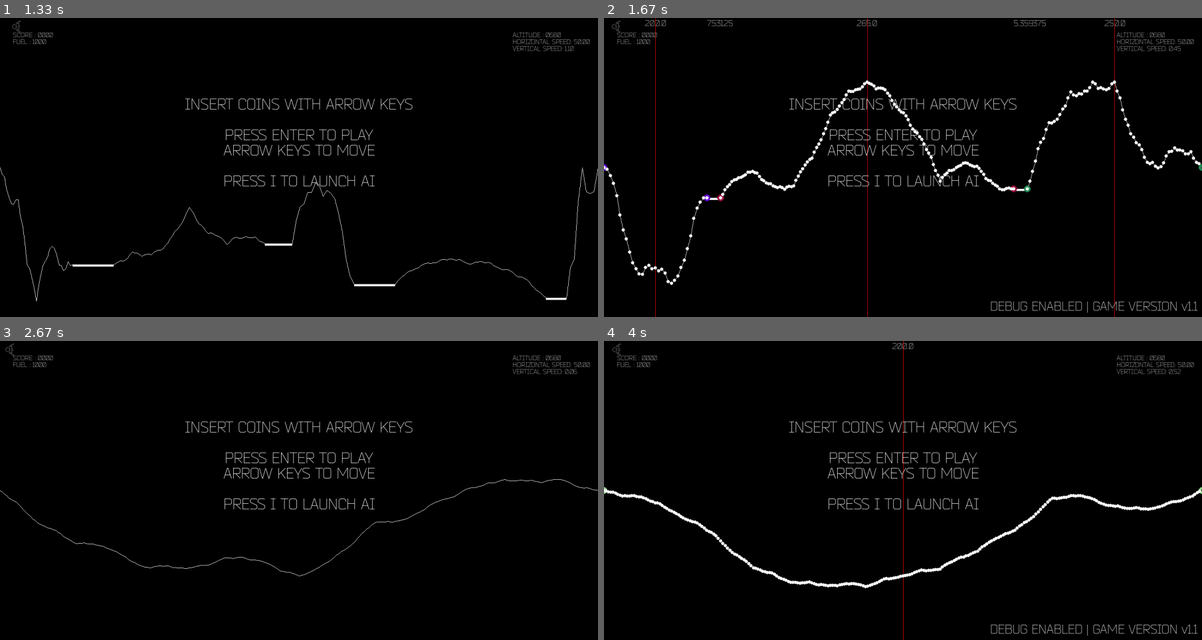
Above: before the commit, frames 1-4 (two rows, left to right).
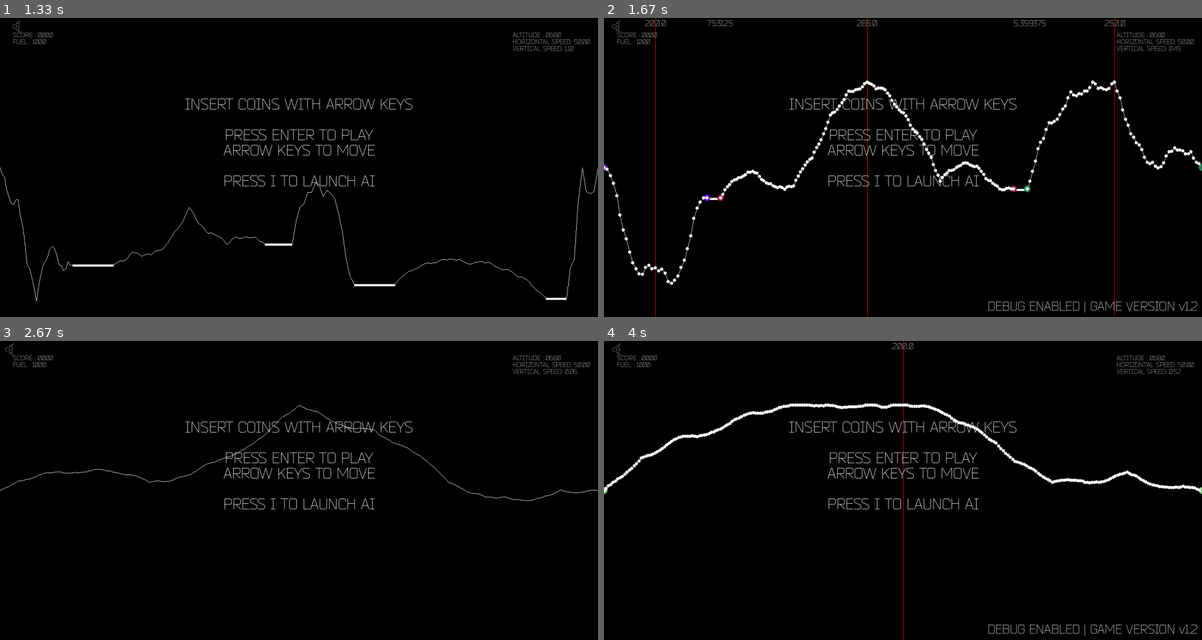
Above: after the commit, the same moments.

Repository: PeiP-2018-Work-Nantes-DUT-INFO/Planet-Lander-Lunar-Lander-with-Pygame
Game: pygame game, started from run_game.py
The game is run twice, just before and just after one commit, with the same random seed, the same clock (stepped at 60 frames per second) and the same inputs.
Inputs:
- Up to frame 1 (1.33 s): tap Enter at 0.33, 0.67 s; hold Esc from 1 s (still down); hold Right from 1 s (still down); tap J at 1.07 s
- Up to frame 2 (1.67 s): tap J at 1.37, 1.57 s; release Esc at 1.47 s; release Right at 1.47 s; hold D from 1.5 s (still down)
- Up to frame 3 (2.67 s): tap J at 1.87, 2.07, 2.37, 2.57 s; release D at 1.97 s; hold D 2-2.47 s; tap Space at 2.15 s; hold A from 2.5 s (still down); tap U at 2.65 s
- Up to frame 4 (4 s): tap J at 2.87, 3.13, 3.43, 3.57, 3.87 s; release A at 3.03 s; hold A 3.07-3.47 s; hold D from 3.5 s (still down); tap Space at 3.65 s

Frame 1 is identical in both runs. In frame 2, 0.5% of the frame differs, in the area x 64-100%, y 94-99%; in frame 3, 0.7%; in frame 4, 3.1%, in the area x 0-100%, y 20-99%.

Commit message:
Implemented DEMO Mode

Diff:
--- a/game_config.py
+++ b/game_config.py
@@ -40,4 +40,5 @@
     OFFSET_Y_CENTER_TEXT = 200
     COLOR_CENTER_TEXT = WHITE
     BLINKING_CENTER_TEXT = 3000
-    VERSION_TEXT = "v1.1"
+    VERSION_TEXT = "v1.2"
+    TIME_SECONDS_BEFORE_DEMO = 30
--- a/run_game.py
+++ b/run_game.py
@@ -11,6 +11,7 @@
 from game_config import GameConfig
 from components.debug import init_global
 from states import splash, game
+from states.demo import demo
 from os import path
 
 
@@ -33,7 +34,8 @@
 
     app = tools.Control(GameConfig.CAPTION_WINDOW)
     state_dict = {"SPLASH": splash.Splash(),
-                  "GAME": game.Game()
+                  "GAME": game.Game(),
+                  "DEMO": demo.Demo()
                   }
     app.state_machine.setup_states(state_dict, "SPLASH")
     app.main()
--- a/state_machine.py
+++ b/state_machine.py
@@ -1,11 +1,11 @@
 """
-A generalized state machine.  Most notably used for general program flow.
+Une machine a état générique. Utilisé pour le flox d'execution général du programme.
 """
 
 
 class StateMachine(object):
     """
-    A generic state machine.
+    Une machine à état générique
     """
 
     def __init__(self):
--- /dev/null
+++ b/states/demo/credits.py
@@ -0,0 +1,109 @@
+# chargement des modules externes
+import pygame
+import components.debug
+
+import state_machine
+from tools import Timer
+from game_config import GameConfig
+from components.landing import Landing, LandingConfig
+from components.lander import Lander, LanderConfig
+from states.game import render_text_center
+
+
+class Credits(state_machine.State):
+
+    def __init__(self):
+        state_machine.State.__init__(self)
+        self.land = None
+        self.aircraft = None
+        self.aircraft_team = None
+        self.timer_delay = None
+        self.draw_credits = False
+
+        self.timer_display_message = None
+        self.display_message = ''
+        self.debug_group = components.debug.debug_group
+        self.number_plateform_save = 0
+        self.gravity_save = 0
+        self.credit_index = 0
+
+    def startup(self, now, persistant):
+        state_machine.State.startup(self, now, persistant)
+        self.number_plateform_save = LandingConfig.numberOfPlateforms
+        self.gravity_save = LanderConfig.GRAVITY
+        LanderConfig.GRAVITY = 0
+        LandingConfig.numberOfPlateforms = 0
+        self.draw_credits = False
+        self.timer_delay = Timer(CreditConfig.DELAY_BETWEEN_CREDITS)
+        self.land = Landing()
+        self.aircraft = Lander()
+        self.aircraft.fuel = 1000
+        self.timer_display_message = Timer(CreditConfig.CREDIT_DURATION)
+        self.aircraft_team = pygame.sprite.Group(self.aircraft)
+        self.aircraft.orientation = 0
+        self.credit_index = 0
+
+    def cleanup(self):
+        self.done = False
+        LandingConfig.numberOfPlateforms = self.number_plateform_save
+        LanderConfig.GRAVITY = self.gravity_save
+        return self.persist
+
+    def get_event(self, event):
+        pass
+
+    def update(self, keys, now):
+        self.now = now
+        self.debug_group.update()
+        self.aircraft.boost()
+        self.aircraft.vy = 0
+        self.aircraft.vx = CreditConfig.SPEED_AIRCRAFT
+        self.aircraft.y = CreditConfig.AIRCRAFT_Y_POS
+        self.land.landingEntities.update()
+        self.aircraft_team.update()
+        self.aircraft.fuel = 1000
+        if self.aircraft.rect.left > GameConfig.WINDOW_W:
+            self.land = Landing()
+            self.aircraft.x = - 15
+
+        if not self.draw_credits:
+            self.timer_display_message.timer = now
+            if self.timer_delay.check_tick(now):
+                self.draw_credits = not self.draw_credits
+        else:
+            self.timer_delay.timer = now
+            if self.timer_display_message.check_tick(now):
+                self.draw_credits = not self.draw_credits
+                self.credit_index += 1
+        if self.credit_index >= len(CreditConfig.CREDITS):
+            self.done = True
+            self.next = 'GAME'
+        else:
+            self.display_message = CreditConfig.CREDITS[self.credit_index]
+
+    def draw(self, surface, interpolate):
+        surface.fill(GameConfig.BACKGROUND_COLOR)
+        self.land.landingEntities.draw(surface)
+        self.aircraft_team.draw(surface)
+        self.debug_group.draw(surface)
+        if self.draw_credits:
+            render_text_center(surface, self.display_message, GameConfig.COLOR_CENTER_TEXT,
+                               CreditConfig.OFFSET_Y_CREDIT,
+                               GameConfig.FONTSIZE_CENTER_TEXT)
+
+
+class CreditConfig:
+    CREDITS = [
+        'CO-DEVELOPER: \nADAME NAJI',
+        'CO-DEVELOPER:\nSIMON SASSI',
+        'LIBS USED:\nPYGAME\nVISUALS FROM ATARI',
+        'THANKS TO OUR TESTERS:\nALBERT GUIHARD',
+        'THANKS TO OUR TESTERS:\nBAPTISTE BATARD',
+        'WE DON''T FORGET THEM:\nVINCENT RICORDEL\nMATTIAS DUPUIS\nPHILIPPE RANNOU',
+        'IUT DE NANTES 2019\nIT DEPARTMENT\nUNIVERSITY OF NANTES'
+    ]
+    CREDIT_DURATION = 6000
+    DELAY_BETWEEN_CREDITS = 700
+    OFFSET_Y_CREDIT = 300
+    SPEED_AIRCRAFT = 200
+    AIRCRAFT_Y_POS = 50
--- /dev/null
+++ b/states/demo/demo.py
@@ -0,0 +1,64 @@
+# chargement des modules externes
+import pygame
+import components.debug
+
+import state_machine
+from tools import Timer
+from game_config import GameConfig
+from states.game import Game, render_text_center
+from states.demo.credits import Credits
+
+
+class Demo(state_machine.State):
+
+    def __init__(self):
+        state_machine.State.__init__(self)
+        self.state_machine = state_machine.StateMachine()
+        self.should_flip = False
+        self.timer_delay = None
+        self.blink = True
+
+    def startup(self, now, persistant):
+        self.state_machine.setup_states({
+            'GAME': Game(),
+            'CREDITS': Credits()
+        }, 'CREDITS')
+        self.state_machine.state.startup(now, persistant)
+        self.should_flip = False
+        self.blink = True
+        self.timer_delay = Timer(1000)
+
+    def cleanup(self):
+        self.done = False
+        return self.persist
+
+    def get_event(self, event):
+        if event.type == pygame.KEYDOWN:
+            self.done = True
+            self.next = 'GAME'
+            self.state_machine.state.cleanup()
+
+    def update(self, keys, now):
+        if self.state_machine.state_name == 'GAME' and not self.state_machine.state.AI:
+            if not self.should_flip:
+                self.state_machine.state_dict['GAME'].AI = True
+                self.should_flip = True
+                self.state_machine.state_dict['GAME'].restart_game_state()
+            else:
+                self.should_flip = False
+                self.state_machine.state.next = 'CREDITS'
+                self.state_machine.flip_state()
+
+        self.state_machine.update(keys, now)
+        if self.timer_delay.check_tick(now):
+            self.blink = not self.blink
+
+    def draw(self, surface, interpolate):
+        self.state_machine.draw(surface, interpolate)
+        if self.blink:
+            render_text_center(surface,
+                               '{} VERSION {}\nPRESS ANY KEYS TO START'.format(GameConfig.CAPTION_WINDOW.capitalize(),
+                                                                               GameConfig.VERSION_TEXT.capitalize()),
+                               GameConfig.COLOR_CENTER_TEXT,
+                               GameConfig.WINDOW_H - GameConfig.FONTSIZE_CENTER_TEXT * 2,
+                               GameConfig.FONTSIZE_CENTER_TEXT)
--- a/states/game.py
+++ b/states/game.py
@@ -11,15 +11,16 @@
 from components.artificial_intelligence_1 import ArtificialIntelligence1
 from components.artificial_intelligence_2 import ArtificialIntelligence2
 
+
 # Définition des classes
-''' class Move
-    Usage :
-        - permet la rotation du vaisseau
-        - les valeurs de turn_left et turn_right sont en degré
-'''
-
 
 class Move:
+    """ class Move
+        Usage :
+            - permet la rotation du vaisseau
+            - les valeurs de turn_left et turn_right sont en degré
+    """
+
     turn_left = -2
     turn_right = 2
 
@@ -99,11 +100,13 @@
         self.timer_display_message = None
         self.display_message = ''
         self.debug_group = components.debug.debug_group
+        self.timer_demo = None
+        self.timing_demo = 0
 
     def startup(self, now, persistant):
         """
         Call the parent class' startup method.
-        If reset_map has been set (after player death etc.) recreate the world
+        If reset_map has been set (after game over etc.) recreate the world
         map and reset relevant variables.
         """
         state_machine.State.startup(self, now, persistant)
@@ -126,6 +129,9 @@
             self.AI = False
             self.blink = False
             self.timer = Timer(GameConfig.BLINKING_CENTER_TEXT)
+            self.timing_demo = 0
+            self.timer_demo = Timer(1000)
+
         if self.reset_game or self.reset_map:
             self.reset_game = False
             self.reset_map = False
@@ -134,6 +140,7 @@
         self.aircraft = Lander()
         self.aircraft.fuel = self.fuel
         self.timer_display_message = Timer(2000)
+        self.timer_demo.timer = now
         self.aircraft_team = pygame.sprite.Group(self.aircraft)
         if self.state == 'INGAME':
             # self.current_AI = ArtificialIntelligence1(self.land, self.aircraft)
@@ -141,7 +148,6 @@
             self.current_AI.game_start(self.land, self.aircraft)
 
     def cleanup(self):
-        """Store background color and sidebar for use in camp menu."""
         self.done = False
         return self.persist
 
@@ -158,15 +164,18 @@
         self.reset_game = True
         self.next = "GAME"
 
+    def switch_to_demo(self):
+        self.done = True
+        self.next = "DEMO"
+        self.reset_game = True
+
     def get_event(self, event):
-        """
-        Process game state events. Add and pop directions from the player's
-        direction stack as necessary.
-        """
         if event.type == pygame.KEYDOWN:
             if event.key == pygame.K_ESCAPE:
                 self.reset_game_state()
             if self.state == 'INTRO':
+                if event.key == pygame.K_a:
+                    self.switch_to_demo()
                 if event.key == pygame.K_RETURN:
                     self.AI = False
                 if event.key == pygame.K_i:
@@ -205,6 +214,8 @@
         """Update phase for the primary game state."""
         self.now = now
         self.debug_group.update()
+        if self.state == 'INTRO' and self.timer_demo.check_tick(now):
+            self.timing_demo += 1
         if self.state == 'INTRO' or (self.state == 'INGAME' and self.fuel < 200):
             if self.timer.check_tick(now):
                 self.blink = not self.blink
@@ -240,6 +251,9 @@
             self.update_landed(now)
         else:
             self.timer_display_message.timer = now
+
+        if self.timing_demo >= GameConfig.TIME_SECONDS_BEFORE_DEMO and not self.done:
+            self.switch_to_demo()
 
     def update_landed(self, now):
         if not self.aircraft.landed_in_grace:
@@ -274,7 +288,6 @@
                 self.restart_game_state(True)
 
     def draw(self, surface, interpolate):
-        """Draw level and sidebar; if player is dead draw death sequence."""
         surface.fill(GameConfig.BACKGROUND_COLOR)
         self.land.landingEntities.draw(surface)
         self.aircraft_team.draw(surface)
